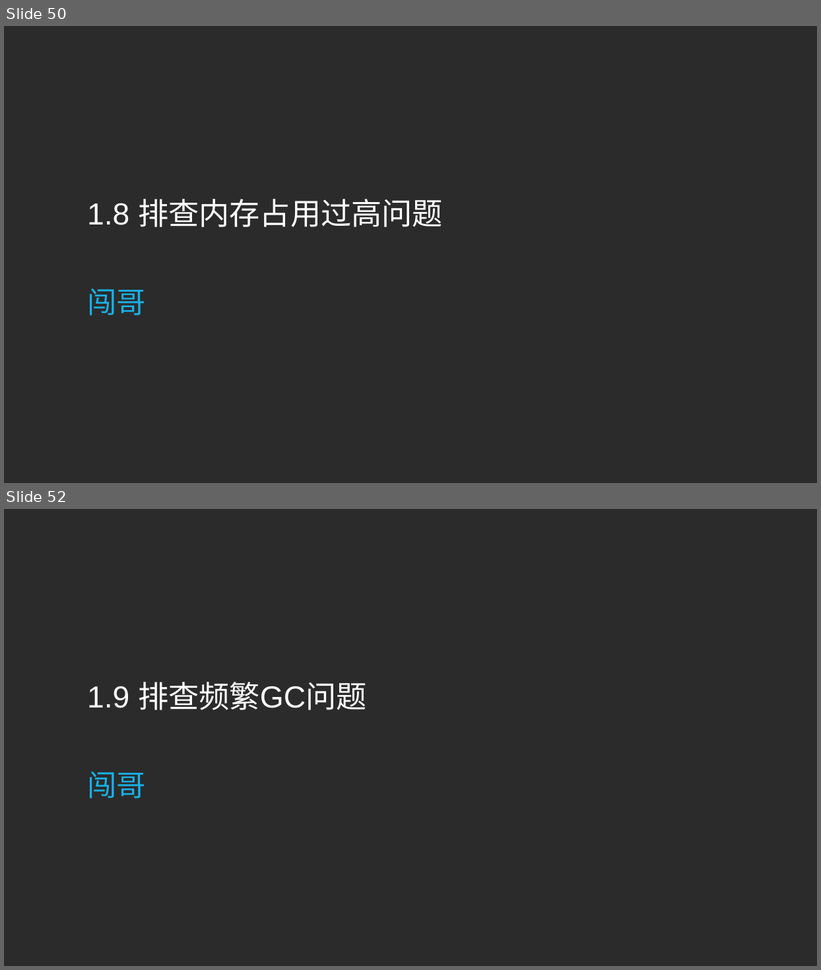
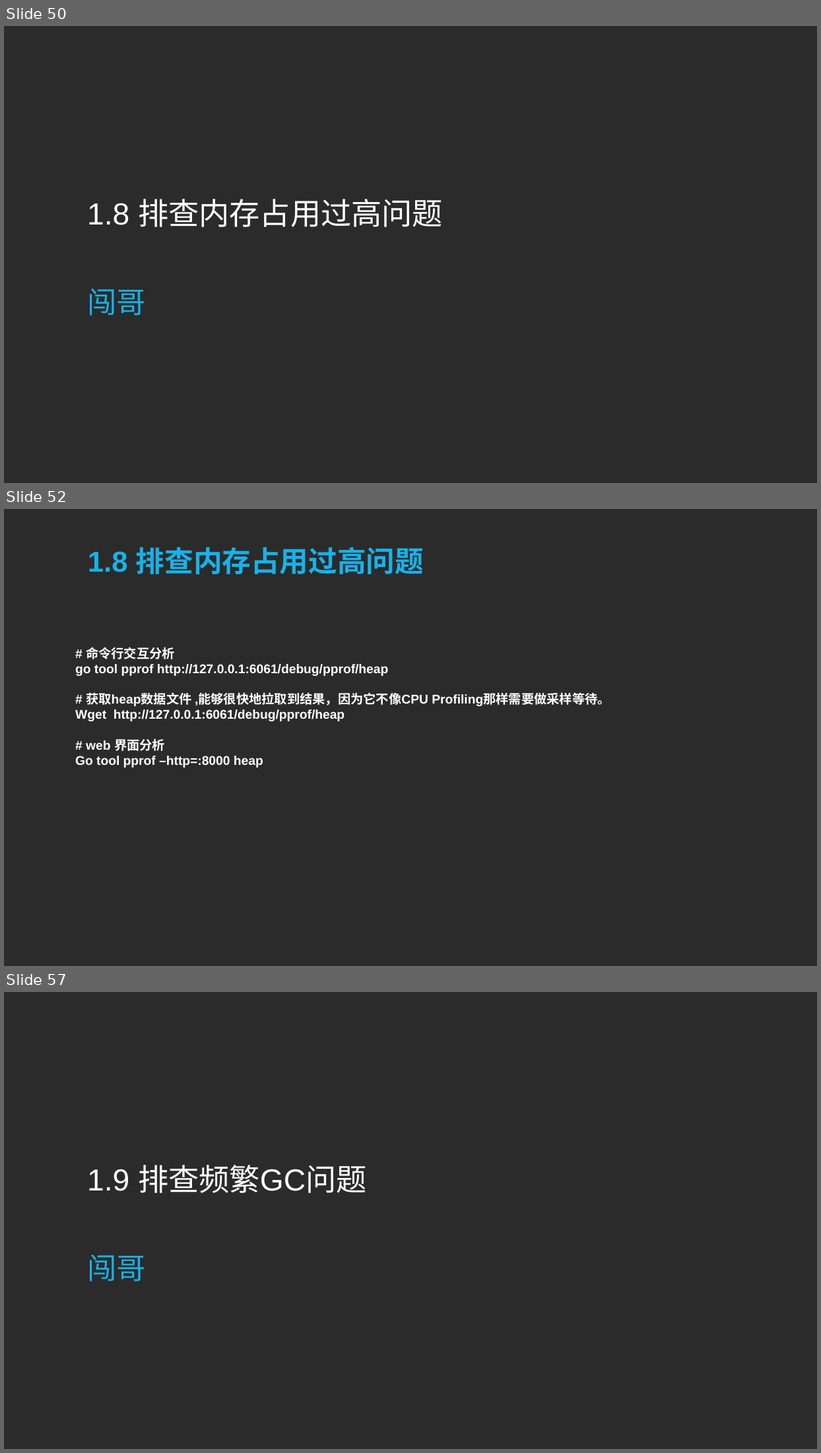
Before and after one commit to sqc157400661/Snail, a slide deck: Go专题系列/性能分析和优化专题/性能分析和优化专题.pptx. Shown one above the other, each under a label of ours: slides 50 and 52 before the commit, slides 50, 52 and 57 after it; the slides between them are not shown. The pictures are 821x970 and 821x1453 pixels, drawn with LibreOffice and Linux fonts; fonts in the diff are those of the drawing; background and template pictures are left out; a plain dark background stands for a picture behind light text. Boxes give left, top, right and bottom in pixels: in the first picture for what was removed or moved away, otherwise in the second. Text is boxed around its words. In the diff, an @@ line names an element or a change of style, - is before the commit and + after.

```diff
--- a/Go专题系列/性能分析和优化专题/性能分析和优化专题.pptx
+++ b/Go专题系列/性能分析和优化专题/性能分析和优化专题.pptx
@@ slide 52 added at box(4, 509, 817, 966), background picture (left out) @@
@@ title added at box(88, 547, 424, 574), 68 pt, text #17B2E9, bold @@
+1.8 排查内存占用过高问题
@@ text added at box(75, 647, 611, 768), 30 pt, text #FFFFFF, bold @@
+# 命令行交互分析
+go tool pprof http://127.0.0.1:6061/debug/pprof/heap
+# 获取heap数据文件 ,能够很快地拉取到结果，因为它不像CPU Profiling那样需要做采样等待。
+Wget http://127.0.0.1:6061/debug/pprof/heap
+# web 界面分析
+Go tool pprof –http=:8000 heap
@@ what was slide 52 is now slide 57 @@
```
Also in this commit, not shown: 1 slide changed, 4 other slides added, 11 other files.
